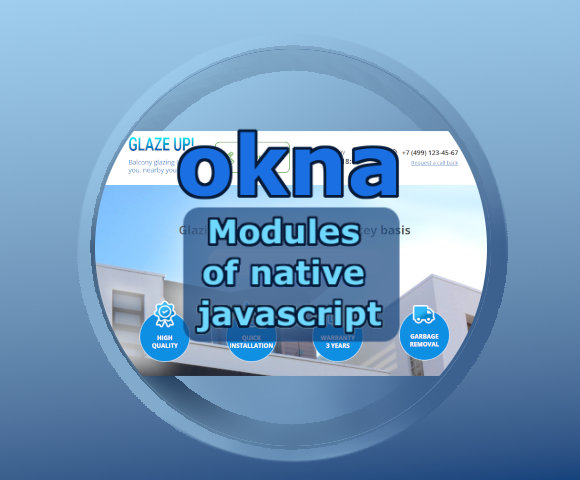
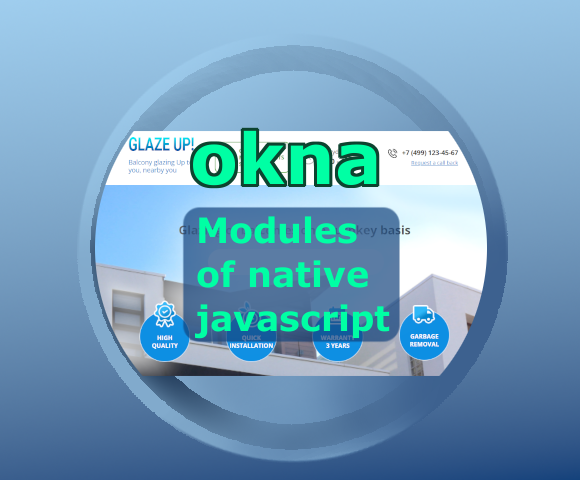
Comparing the layer stacks of the two 580px x 480px images. Changes:
painted on "Modules ..." over left=195, top=216, right=390, bottom=339
renamed "S #3" to "newLayer #2", hid it, painted on it over left=193, top=215, right=390, bottom=339
added layer "okna ..." above "newLayer" over left=193, top=130, right=377, bottom=186
added layer "newLayer" above "S #4" over left=190, top=127, right=380, bottom=189
removed layer "okna" over left=179, top=131, right=397, bottom=197
removed layer "S #1" over left=176, top=128, right=400, bottom=200
removed layer "S" over left=94, top=49, right=491, bottom=446
